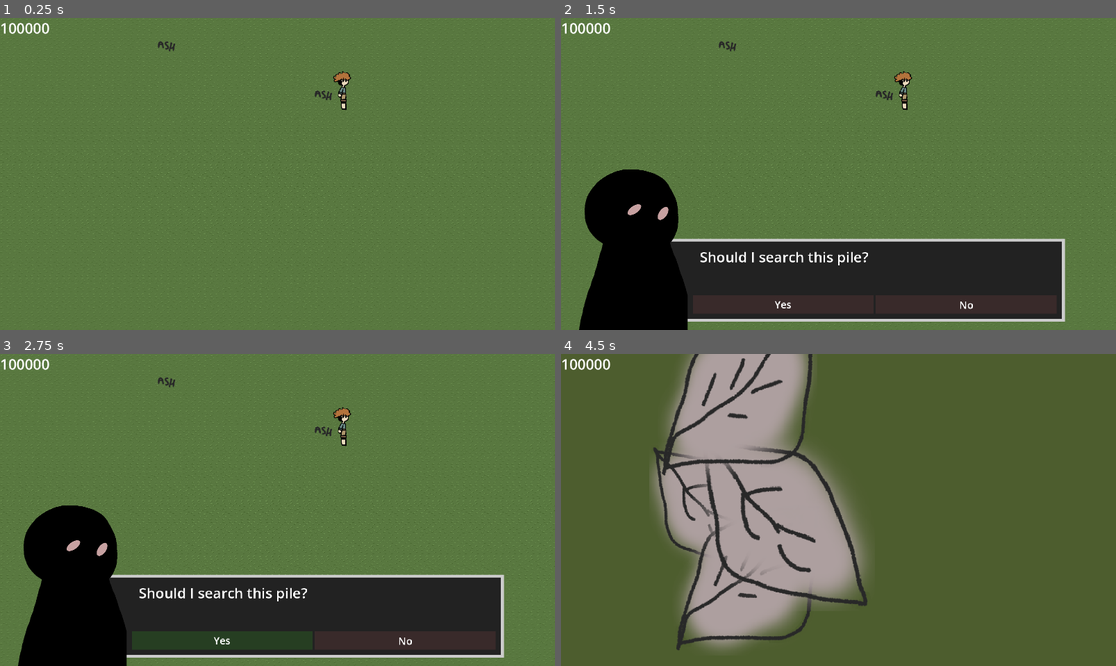
Above: before the commit, frames 1-4 (two rows, left to right).
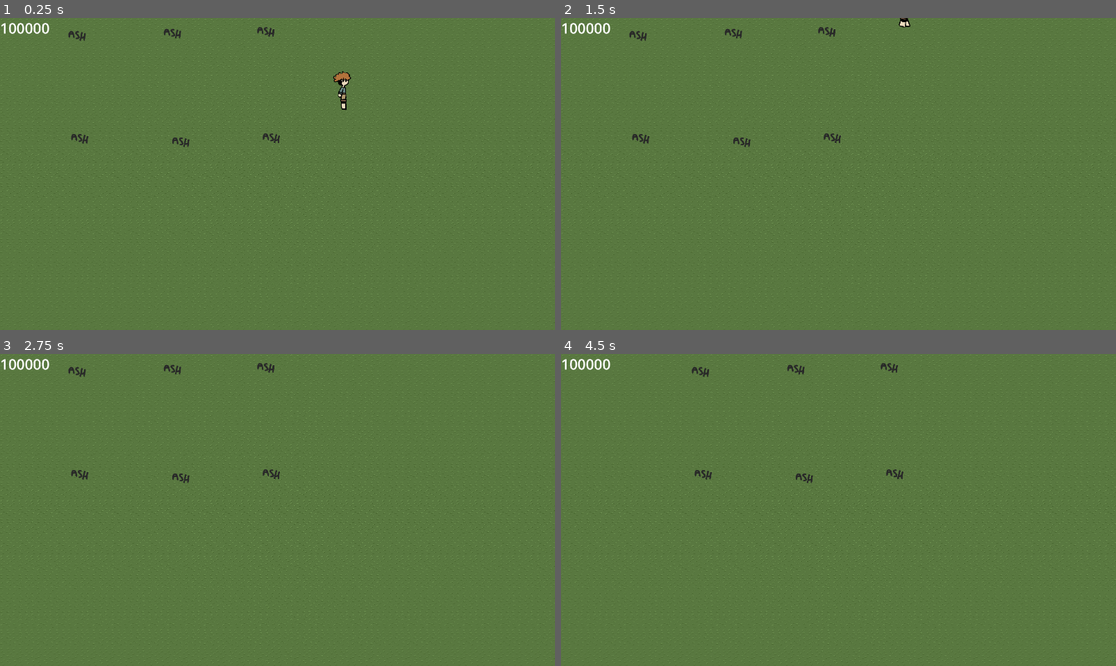
Above: after the commit, the same moments.

Repository: Robin-Bareham/GJ26-GrowSomethingNew
Game: Godot game, scene res://Scenes/grove.tscn
Same seed, same stepped clock (60 frames per second), same inputs: the game is played once before the commit and once after it. This scene is started directly instead of the project's main scene.
Inputs (mouse positions are in pixels of both pictures, inside the frame that each line leads up to):
- Up to frame 1 (0.25 s): no input
- Up to frame 2 (1.5 s): tap Enter at 0.5 s; move the mouse to (810, 236) at 0.52 s; hold Z (interact) 0.53-1.28 s; hold W (walk_up) from 0.53 s (still down); move the mouse to (1005, 220) at 1.27 s; tap Z (interact) at 1.35 s
- Up to frame 3 (2.75 s): move the mouse to (111, 463) at 2.02 s; release W (walk_up) at 2.03 s; hold Left (walk_left) from 2.03 s (still down); hold Z (interact) from 2.03 s (still down)
- Up to frame 4 (4.5 s): tap Space at 2.75 s; move the mouse to (866, 510) at 2.77 s; release Z (interact) at 2.78 s; tap Z (interact) at 2.85 s; release Left (walk_left) at 3.5 s; click (710, 506) at 3.52 s; tap Enter at 4.25 s; move the mouse to (755, 432) at 4.27 s; hold S (walk_down) from 4.28 s (still down); hold Z (interact) from 4.28 s (still down)

The runs differ from the first frame. In frame 1, 0.4% of the frame differs, in the area x 12-60%, y 2-42%; in frame 2, 27%; in frame 3, 27%; in frame 4, 89%, in the area x 0-100%, y 0-100%.

Commit message:
Added assets for rubbish and goals

Diff:
--- /dev/null
+++ b/Assets/Styles/G_AshCS2D.tres
@@ -0,0 +1,4 @@
+[gd_resource type="RectangleShape2D" format=3 uid="uid://kh5bey1go6bp"]
+
+[resource]
+size = Vector2(227.986, 187.693)
--- /dev/null
+++ b/Assets/Styles/G_BarkCS2D.tres
@@ -0,0 +1,4 @@
+[gd_resource type="RectangleShape2D" format=3 uid="uid://dlrpipljbs006"]
+
+[resource]
+size = Vector2(158.183, 182.14)
--- /dev/null
+++ b/Assets/Styles/G_ClosedCS2D.tres
@@ -0,0 +1,4 @@
+[gd_resource type="RectangleShape2D" format=3 uid="uid://b2no3py4dxdjh"]
+
+[resource]
+size = Vector2(155.932, 169.368)
--- /dev/null
+++ b/Assets/Styles/G_ClothCS2D.tres
@@ -0,0 +1,4 @@
+[gd_resource type="RectangleShape2D" format=3 uid="uid://celfao6o3t5p0"]
+
+[resource]
+size = Vector2(206.595, 161.039)
--- /dev/null
+++ b/Assets/Styles/G_CrownCS2D.tres
@@ -0,0 +1,4 @@
+[gd_resource type="RectangleShape2D" format=3 uid="uid://d2cdwf5uwcl64"]
+
+[resource]
+size = Vector2(193.648, 108.84)
--- /dev/null
+++ b/Assets/Styles/G_FinalCS2D.tres
@@ -0,0 +1,4 @@
+[gd_resource type="CircleShape2D" format=3 uid="uid://blvmuayyyrspm"]
+
+[resource]
+radius = 86.1982
--- /dev/null
+++ b/Assets/Styles/Rubbish01CS2D.tres
@@ -0,0 +1,5 @@
+[gd_resource type="CapsuleShape2D" format=3 uid="uid://1d34j2dhy6qu"]
+
+[resource]
+radius = 52.554
+height = 238.863
--- /dev/null
+++ b/Assets/Styles/Rubbish02CS2D.tres
@@ -0,0 +1,5 @@
+[gd_resource type="CapsuleShape2D" format=3 uid="uid://5ih2jp4holng"]
+
+[resource]
+radius = 81.4578
+height = 247.556
--- /dev/null
+++ b/Assets/Styles/Rubbish03CS2D.tres
@@ -0,0 +1,4 @@
+[gd_resource type="CircleShape2D" format=3 uid="uid://bvtlx7u62fsvy"]
+
+[resource]
+radius = 87.0003
--- /dev/null
+++ b/Assets/Styles/Rubbish04CS2D.tres
@@ -0,0 +1,5 @@
+[gd_resource type="CapsuleShape2D" format=3 uid="uid://cmo2nyllrqhue"]
+
+[resource]
+radius = 55.5788
+height = 206.798
--- a/Scenes/grove.tscn
+++ b/Scenes/grove.tscn
@@ -15,16 +15,32 @@
 tile_map_data = PackedByteArray("AAD+//z/AQABAAMAAAD///z/AQABAAMAAAAAAPz/AQABAAMAAAABAPz/AQABAAMAAAACAPz/AQABAAMAAAADAP …(26032 unchanged characters)…
 tile_set = ExtResource("1_0a58k")
 
+[node name="Pile" parent="." instance=ExtResource("5_21kdw")]
+position = Vector2(246, 71)
+v_object_name = "G_Ash"
+
+[node name="Pile2" parent="." instance=ExtResource("5_21kdw")]
+position = Vector2(576, 63)
+v_object_name = "G_Bark"
+
+[node name="Pile3" parent="." instance=ExtResource("5_21kdw")]
+position = Vector2(899, 57)
+v_object_name = "G_Closed"
+
+[node name="Pile4" parent="." instance=ExtResource("5_21kdw")]
+position = Vector2(255, 427)
+v_object_name = "G_Cloth"
+
+[node name="Pile5" parent="." instance=ExtResource("5_21kdw")]
+position = Vector2(605, 439)
+v_object_name = "G_Crown"
+
+[node name="Pile6" parent="." instance=ExtResource("5_21kdw")]
+position = Vector2(918, 425)
+v_object_name = "G_Final"
+
 [node name="Player" parent="." instance=ExtResource("1_2fjvt")]
 position = Vector2(751, 211)
-
-[node name="Pile" parent="." instance=ExtResource("5_21kdw")]
-position = Vector2(555, 107)
-v_object_name = "temp_obj"
-
-[node name="Pile2" parent="." instance=ExtResource("5_21kdw")]
-position = Vector2(1098, 277)
-v_object_name = "temp_leaf2"
 
 [node name="minigame" parent="." instance=ExtResource("6_hkomy")]
 visible = false
--- a/Scenes/minigame.tscn
+++ b/Scenes/minigame.tscn
@@ -1,19 +1,18 @@
-[gd_scene load_steps=10 format=3 uid="uid://cqqgdlvutgwu7"]
+[gd_scene load_steps=14 format=3 uid="uid://cqqgdlvutgwu7"]
 
-[ext_resource type="Texture2D" uid="uid://b18sig8yvus7" path="res://Assets/TempAssets/temp_obj.png" id="1_iqey4"]
-[ext_resource type="Texture2D" uid="uid://ce7cv35qufisi" path="res://Assets/TempAssets/temp_leaf1.png" id="1_s7wve"]
-[ext_resource type="Script" uid="uid://buru65n70a3sx" path="res://Scenes/minigame.gd" id="1_yx24v"]
+[ext_resource type="Script" uid="uid://buru65n70a3sx" path="res://Scripts/minigame.gd" id="1_yx24v"]
 [ext_resource type="Script" uid="uid://kkfkpe72cogu" path="res://Scripts/minigame_rubbish.gd" id="2_5bepb"]
 [ext_resource type="Script" uid="uid://cbfhjnmggi3t2" path="res://Scripts/minigame_goal.gd" id="2_id8w1"]
-[ext_resource type="Texture2D" uid="uid://brn8h7p18rfwy" path="res://Assets/TempAssets/temp_leaf2.png" id="4_id8w1"]
-[ext_resource type="Texture2D" uid="uid://dfcps1tf8g2qu" path="res://Assets/TempAssets/temp_leaf3.png" id="5_yx24v"]
-
-[sub_resource type="RectangleShape2D" id="RectangleShape2D_id8w1"]
-size = Vector2(247.126, 243.224)
-
-[sub_resource type="CapsuleShape2D" id="CapsuleShape2D_yx24v"]
-radius = 107.788
-height = 217.471
+[ext_resource type="Texture2D" uid="uid://coal2nn81i4r" path="res://Assets/Minigame/G_Final.png" id="2_puep3"]
+[ext_resource type="Shape2D" uid="uid://blvmuayyyrspm" path="res://Assets/Styles/G_FinalCS2D.tres" id="4_pg0ql"]
+[ext_resource type="Texture2D" uid="uid://deirlpkpbjru0" path="res://Assets/Minigame/Rubbish01.png" id="4_puep3"]
+[ext_resource type="Shape2D" uid="uid://1d34j2dhy6qu" path="res://Assets/Styles/Rubbish01CS2D.tres" id="6_pg0ql"]
+[ext_resource type="Texture2D" uid="uid://cyckgfr0uog1p" path="res://Assets/Minigame/Rubbish02.png" id="7_ohqu1"]
+[ext_resource type="Shape2D" uid="uid://5ih2jp4holng" path="res://Assets/Styles/Rubbish02CS2D.tres" id="8_vwvd2"]
+[ext_resource type="Texture2D" uid="uid://dvx2k67gf5rlv" path="res://Assets/Minigame/Rubbish03.png" id="9_lx35w"]
+[ext_resource type="Shape2D" uid="uid://bvtlx7u62fsvy" path="res://Assets/Styles/Rubbish03CS2D.tres" id="10_r5mjw"]
+[ext_resource type="Texture2D" uid="uid://ih6pavch85r" path="res://Assets/Minigame/Rubbish04.png" id="11_vrsa3"]
+[ext_resource type="Shape2D" uid="uid://cmo2nyllrqhue" path="res://Assets/Styles/Rubbish04CS2D.tres" id="12_7hunx"]
 
 [node name="minigame" type="CanvasLayer"]
 script = ExtResource("1_yx24v")
@@ -27,21 +26,22 @@
 color = Color(0.302229, 0.364211, 0.181348, 1)
 
 [node name="Goal" type="Sprite2D" parent="."]
-position = Vector2(1400, 811)
+position = Vector2(1526, 383)
 scale = Vector2(1.77642, 1.80081)
-texture = ExtResource("1_iqey4")
+texture = ExtResource("2_puep3")
 script = ExtResource("2_id8w1")
 
 [node name="Button" type="Button" parent="Goal"]
 self_modulate = Color(1, 1, 1, 0)
 anchors_preset = -1
-anchor_left = 0.000430906
-anchor_right = 0.99161
-anchor_bottom = 1.008
-offset_left = -123.106
-offset_top = -122.0
-offset_right = -122.936
-offset_bottom = -122.968
+anchor_left = -0.089
+anchor_top = 0.018
+anchor_right = 1.08438
+anchor_bottom = 1.02356
+offset_left = -115.441
+offset_top = -97.51
+offset_right = -115.492
+offset_bottom = -97.595
 grow_horizontal = 2
 grow_vertical = 2
 metadata/_edit_use_anchors_ = true
@@ -51,106 +51,140 @@
 collision_mask = 8
 
 [node name="CollisionShape2D" type="CollisionShape2D" parent="Goal/Area2D"]
-position = Vector2(0.281494, -0.555389)
-shape = SubResource("RectangleShape2D_id8w1")
+position = Vector2(-0.562927, 1.66592)
+scale = Vector2(1, 1)
+shape = ExtResource("4_pg0ql")
 
-[node name="Leaf" type="Sprite2D" parent="." groups=["rubbish"]]
-position = Vector2(826, 474)
-scale = Vector2(2.10976, 2.18699)
-texture = ExtResource("1_s7wve")
+[node name="Rubbish" type="Sprite2D" parent="." groups=["rubbish"]]
+position = Vector2(212, 316)
+scale = Vector2(2.036, 2.11)
+texture = ExtResource("4_puep3")
 script = ExtResource("2_5bepb")
 
-[node name="Button" type="Button" parent="Leaf"]
+[node name="Button" type="Button" parent="Rubbish"]
+self_modulate = Color(1, 1, 1, 0)
+anchors_preset = -1
+anchor_left = -0.0105162
+anchor_top = -0.00133595
+anchor_right = 1.03077
+anchor_bottom = 1.00635
+offset_left = -59.7696
+offset_top = -126.658
+offset_right = -59.5996
+offset_bottom = -127.626
+grow_horizontal = 2
+grow_vertical = 2
+metadata/_edit_use_anchors_ = true
+
+[node name="Area2D" type="Area2D" parent="Rubbish"]
+collision_layer = 8
+collision_mask = 0
+
+[node name="CollisionShape2D" type="CollisionShape2D" parent="Rubbish/Area2D"]
+position = Vector2(1.96462, -3.31755)
+shape = ExtResource("6_pg0ql")
+
+[node name="Rubbish02" type="Sprite2D" parent="." groups=["rubbish"]]
+position = Vector2(598, 316)
+scale = Vector2(2.087, 2.11)
+texture = ExtResource("7_ohqu1")
+script = ExtResource("2_5bepb")
+
+[node name="Button" type="Button" parent="Rubbish02"]
 self_modulate = Color(1, 1, 1, 0)
 anchors_preset = -1
 anchor_left = -0.00769918
 anchor_right = 1.016
 anchor_bottom = 1.008
-offset_left = -123.106
-offset_top = -122.0
-offset_right = -122.936
-offset_bottom = -122.968
+offset_left = -88.2293
+offset_top = -126.868
+offset_right = -88.0593
+offset_bottom = -127.836
 grow_horizontal = 2
 grow_vertical = 2
 metadata/_edit_use_anchors_ = true
 
-[node name="Area2D" type="Area2D" parent="Leaf"]
+[node name="Area2D" type="Area2D" parent="Rubbish02"]
 collision_layer = 8
 collision_mask = 0
 
-[node name="CollisionShape2D" type="CollisionShape2D" parent="Leaf/Area2D"]
+[node name="CollisionShape2D" type="CollisionShape2D" parent="Rubbish02/Area2D"]
 position = Vector2(0.281494, -0.555389)
-shape = SubResource("CapsuleShape2D_yx24v")
+shape = ExtResource("8_vwvd2")
 
-[node name="Leaf2" type="Sprite2D" parent="." groups=["rubbish"]]
-position = Vector2(1281, 601)
-scale = Vector2(2.55691, 2.58537)
-texture = ExtResource("4_id8w1")
+[node name="Rubbish03" type="Sprite2D" parent="." groups=["rubbish"]]
+position = Vector2(286, 849)
+scale = Vector2(2.005, 2.11)
+texture = ExtResource("9_lx35w")
 script = ExtResource("2_5bepb")
 
-[node name="Button" type="Button" parent="Leaf2"]
-self_modulate = Color(1, 1, 1, 0)
-anchors_preset = -1
-anchor_left = -0.00769918
-anchor_right = 1.016
-anchor_bottom = 1.008
-offset_left = -123.106
-offset_top = -122.0
-offset_right = -122.936
-offset_bottom = -122.968
-grow_horizontal = 2
-grow_vertical = 2
-metadata/_edit_use_anchors_ = true
-
-[node name="Area2D" type="Area2D" parent="Leaf2"]
-collision_layer = 8
-collision_mask = 0
-
-[node name="CollisionShape2D" type="CollisionShape2D" parent="Leaf2/Area2D"]
-position = Vector2(0.281494, -0.555389)
-shape = SubResource("CapsuleShape2D_yx24v")
-
-[node name="Stick" type="Sprite2D" parent="." groups=["rubbish"]]
-position = Vector2(1596, 885)
-scale = Vector2(2.2439, 2.36179)
-texture = ExtResource("5_yx24v")
-script = ExtResource("2_5bepb")
-
-[node name="Button" type="Button" parent="Stick"]
+[node name="Button" type="Button" parent="Rubbish03"]
 self_modulate = Color(1, 1, 1, 0)
 anchors_preset = -1
 anchor_left = -0.089
 anchor_right = 1.016
 anchor_bottom = 1.008
-offset_left = -123.106
-offset_top = -122.0
-offset_right = -122.936
-offset_bottom = -122.968
+offset_left = -94.3252
+offset_top = -94.8433
+offset_right = -94.1552
+offset_bottom = -95.8113
 grow_horizontal = 2
 grow_vertical = 2
 metadata/_edit_use_anchors_ = true
 
-[node name="Area2D" type="Area2D" parent="Stick"]
+[node name="Area2D" type="Area2D" parent="Rubbish03"]
 collision_layer = 8
 collision_mask = 0
 
-[node name="CollisionShape2D" type="CollisionShape2D" parent="Stick/Area2D"]
+[node name="CollisionShape2D" type="CollisionShape2D" parent="Rubbish03/Area2D"]
 position = Vector2(0.281494, -0.555389)
-shape = SubResource("CapsuleShape2D_yx24v")
+shape = ExtResource("10_r5mjw")
+
+[node name="Rubbish04" type="Sprite2D" parent="." groups=["rubbish"]]
+position = Vector2(866, 846)
+scale = Vector2(2.005, 2.11)
+texture = ExtResource("11_vrsa3")
+script = ExtResource("2_5bepb")
+
+[node name="Button" type="Button" parent="Rubbish04"]
+self_modulate = Color(1, 1, 1, 0)
+anchors_preset = -1
+anchor_left = -0.089
+anchor_right = 1.016
+anchor_bottom = 1.008
+offset_left = -67.1978
+offset_top = -114.218
+offset_right = -67.0277
+offset_bottom = -115.186
+grow_horizontal = 2
+grow_vertical = 2
+metadata/_edit_use_anchors_ = true
+
+[node name="Area2D" type="Area2D" parent="Rubbish04"]
+collision_layer = 8
+collision_mask = 0
+
+[node name="CollisionShape2D" type="CollisionShape2D" parent="Rubbish04/Area2D"]
+position = Vector2(0.281494, -0.555389)
+shape = ExtResource("12_7hunx")
 
 [connection signal="button_down" from="Goal/Button" to="Goal" method="_on_button_button_down"]
 [connection signal="button_up" from="Goal/Button" to="Goal" method="_on_button_button_up"]
 [connection signal="mouse_entered" from="Goal/Button" to="Goal" method="_on_button_mouse_entered"]
 [connection signal="mouse_exited" from="Goal/Button" to="Goal" method="_on_button_mouse_exited"]
-[connection signal="button_down" from="Leaf/Button" to="Leaf" method="_on_button_button_down"]
-[connection signal="button_up" from="Leaf/Button" to="Leaf" method="_on_button_button_up"]
-[connection signal="mouse_entered" from="Leaf/Button" to="Leaf" method="_on_button_mouse_entered"]
-[connection signal="mouse_exited" from="Leaf/Button" to="Leaf" method="_on_button_mouse_exited"]
-[connection signal="button_down" from="Leaf2/Button" to="Leaf2" method="_on_button_button_down"]
-[connection signal="button_up" from="Leaf2/Button" to="Leaf2" method="_on_button_button_up"]
-[connection signal="mouse_entered" from="Leaf2/Button" to="Leaf2" method="_on_button_mouse_entered"]
-[connection signal="mouse_exited" from="Leaf2/Button" to="Leaf2" method="_on_button_mouse_exited"]
-[connection signal="button_down" from="Stick/Button" to="Stick" method="_on_button_button_down"]
-[connection signal="button_up" from="Stick/Button" to="Stick" method="_on_button_button_up"]
-[connection signal="mouse_entered" from="Stick/Button" to="Stick" method="_on_button_mouse_entered"]
-[connection signal="mouse_exited" from="Stick/Button" to="Stick" method="_on_button_mouse_exited"]
+[connection signal="button_down" from="Rubbish/Button" to="Rubbish" method="_on_button_button_down"]
+[connection signal="button_up" from="Rubbish/Button" to="Rubbish" method="_on_button_button_up"]
+[connection signal="mouse_entered" from="Rubbish/Button" to="Rubbish" method="_on_button_mouse_entered"]
+[connection signal="mouse_exited" from="Rubbish/Button" to="Rubbish" method="_on_button_mouse_exited"]
+[connection signal="button_down" from="Rubbish02/Button" to="Rubbish02" method="_on_button_button_down"]
+[connection signal="button_up" from="Rubbish02/Button" to="Rubbish02" method="_on_button_button_up"]
+[connection signal="mouse_entered" from="Rubbish02/Button" to="Rubbish02" method="_on_button_mouse_entered"]
+[connection signal="mouse_exited" from="Rubbish02/Button" to="Rubbish02" method="_on_button_mouse_exited"]
+[connection signal="button_down" from="Rubbish03/Button" to="Rubbish03" method="_on_button_button_down"]
+[connection signal="button_up" from="Rubbish03/Button" to="Rubbish03" method="_on_button_button_up"]
+[connection signal="mouse_entered" from="Rubbish03/Button" to="Rubbish03" method="_on_button_mouse_entered"]
+[connection signal="mouse_exited" from="Rubbish03/Button" to="Rubbish03" method="_on_button_mouse_exited"]
+[connection signal="button_down" from="Rubbish04/Button" to="Rubbish04" method="_on_button_button_down"]
+[connection signal="button_up" from="Rubbish04/Button" to="Rubbish04" method="_on_button_button_up"]
+[connection signal="mouse_entered" from="Rubbish04/Button" to="Rubbish04" method="_on_button_mouse_entered"]
+[connection signal="mouse_exited" from="Rubbish04/Button" to="Rubbish04" method="_on_button_mouse_exited"]
--- a/Scenes/minigame.gd
+++ b/Scripts/minigame.gd
@@ -1,11 +1,12 @@
 extends CanvasLayer
 
 @onready var v_goal = $Goal
+@onready var v_goal_CS2D = $Goal/Area2D/CollisionShape2D
 
 @onready var v_rubbish_list = []
 
 var v_goal_positions = [[401,361],[982,528],[523,792],[1611,354],[1400,811]]
-var v_rubbish_icons = ["temp_leaf1","temp_leaf2","temp_leaf3"]
+var v_rubbish_icons = ["Rubbish01","Rubbish02","Rubbish03","Rubbish04"]
 
 
 func _ready():
@@ -14,8 +15,11 @@
 
 func resetMinigame(goalTexture: String):
 	#Set goal's position
-	var goalTxt_location = "res://Assets/TempAssets/" + goalTexture + ".png"
+	var goalTxt_location = "res://Assets/Minigame/" + goalTexture + ".png"
 	v_goal.texture = load(goalTxt_location)
+	#Change goal's Collision shape2D
+	var goalCS2D_loc = "res://Assets/Styles/" + goalTexture + "CS2D.tres"
+	v_goal_CS2D.shape = load(goalCS2D_loc)
 	v_goal.position.x = v_goal_positions[randi() % v_goal_positions.size()][0]
 	v_goal.position.y = v_goal_positions[randi() % v_goal_positions.size()][1]
 	#Run through list, set their position based on goal's position
@@ -24,9 +28,11 @@
 		v_rubbish_list[i].position.x = v_goal.position.x + randi_range(-250,250)
 		v_rubbish_list[i].position.y = v_goal.position.y + randi_range(-250,250)
 		#Change sprite picture to random rubish
-		var texture_location = "res://Assets/TempAssets/" + v_rubbish_icons[randi() % v_rubbish_list.size()] + ".png"
+		var rand_index = randi() % v_rubbish_list.size()
+		var texture_location = "res://Assets/Minigame/" + v_rubbish_icons[rand_index] + ".png"
 		v_rubbish_list[i].texture = load(texture_location)
-
+		var cs2d_loc = "res://Assets/Styles/" + v_rubbish_icons[rand_index] + "CS2D.tres"
+		v_rubbish_list[i].getCS2D().shape = load(cs2d_loc)
 		# MIGHT HAVE TO FIGURE OUT HOW TO CHANGE THE HITBOX BASED ON THE SPRITE CHOSEN
 
 		pass
--- a/Scripts/minigame_rubbish.gd
+++ b/Scripts/minigame_rubbish.gd
@@ -1,6 +1,7 @@
 extends Sprite2D
 
 #From tutorial: https://youtu.be/3ThOxFZcie0?si=0gFSxajLTfjF_iE2
+@onready var v_cs2d = $Area2D/CollisionShape2D
 
 var v_dragging = false
 var v_offset = Vector2(0,0)
@@ -8,6 +9,9 @@
 func _process(delta):
 	if(v_dragging):
 		position = get_global_mouse_position() - v_offset
+
+func getCS2D():
+	return v_cs2d
 
 func _on_button_button_down() -> void:
 	v_dragging = true
Binary file added: Assets/Minigame/G_Ash.png
Not shown, added: Assets/Minigame/G_Ash.png.import
Binary file added: Assets/Minigame/G_Bark.png
Not shown, added: Assets/Minigame/G_Bark.png.import
Binary file added: Assets/Minigame/G_Closed.png
Not shown, added: Assets/Minigame/G_Closed.png.import
Binary file added: Assets/Minigame/G_Cloth.png
Not shown, added: Assets/Minigame/G_Cloth.png.import
Binary file added: Assets/Minigame/G_Crown.png
Not shown, added: Assets/Minigame/G_Crown.png.import
Binary file added: Assets/Minigame/G_Final.png
Not shown, added: Assets/Minigame/G_Final.png.import
(and 9 more such lines)
